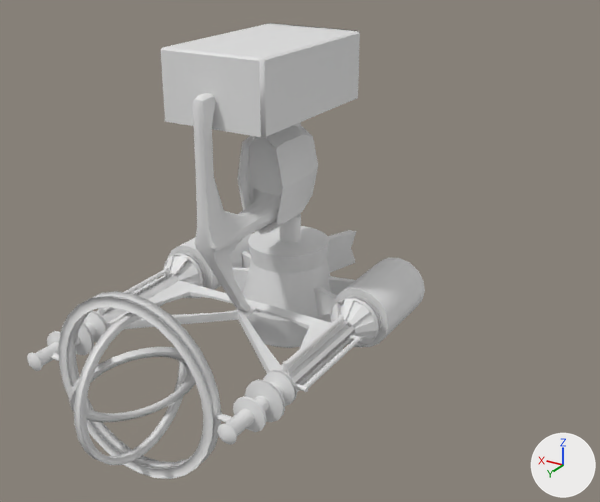
Renders of the Blender file blendfiles/Deko_Objekte/generator.blend from each side of a commit.
The view is the same before and after, from a 50 mm camera at (-8.26, 13.38, 7.38) aimed at (-1.72, 2.49, 1.94). The lights are fixed; the arrows at lower right show +X, +Y and +Z.

Script lines for the objects in view, before the commit:
```python
ob_cube_001 = bpy.data.objects.new('Cube.001', me_cube_001)
ob_cube_001.location = (0.0, 0.79, 4.38)
ob_cube_001.scale = (1.04, 1.7, 0.64)
ob_cylinder_003 = bpy.data.objects.new('Cylinder.003', me_cylinder_003)
ob_cylinder_003.location = (0.0, 0.06, -0.06)
ob_cylinder_003.scale = (1.0, 1.0, 4.21)
ob_torus = bpy.data.objects.new('Torus', me_torus)
ob_torus.location = (0.0, 4.8, -0.01)
ob_torus_001 = bpy.data.objects.new('Torus.001', me_torus_001)
ob_torus_001.parent = ob_torus
ob_torus_001.location = (0.0, 2.072, 0.013)
ob_torus_002 = bpy.data.objects.new('Torus.002', me_torus_002)
ob_torus_002.parent = ob_torus_001
ob_torus_002.location = (0.0, 2.072, 0.013)
ob_torus_002.rotation_euler = (0.0, -0.785, 1.571)  # degrees (0, -45, 90)
# also in view: 'Cube' at (0.0, 1.09, 2.21); 'Circle' at (0.0, 2.15, 0.0)
```
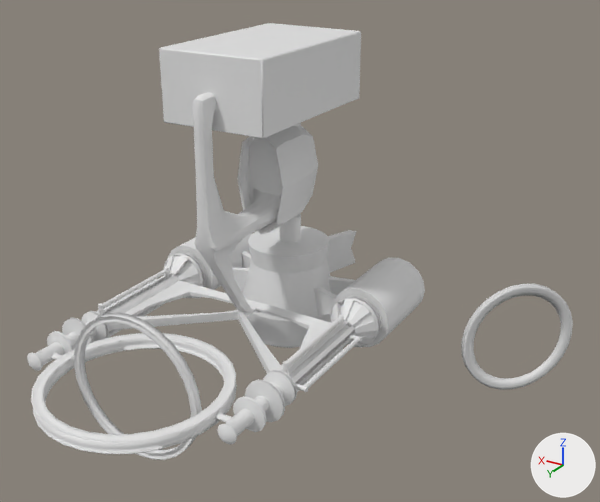
Where the newer file only moved an object's origin or applied its transform, the numbers keep the older frame.

What differs and where, as boxes (x1, y1, x2, y2) in the pictures (600 x 502 px):
'Cube.001', moved, rescaled
    before: (161, 23, 360, 138)
    after: (159, 23, 361, 139)
'Torus', mesh turned, moved
    before: (58, 291, 222, 479)
    after: (31, 333, 237, 454)
'Torus.001', reshaped, moved (13% wider)
    before: (74, 312, 187, 465)
    after: (74, 313, 202, 460)
'Torus.002', reshaped, moved (12% narrower, 41% taller)
    before: (69, 347, 196, 422)
    after: (461, 284, 573, 390)

Diff of the bpy script that builds the scene:
```diff
--- a/blendfiles/Deko_Objekte/generator.blend.py
+++ b/blendfiles/Deko_Objekte/generator.blend.py
@@ me_cube_001 @@
 me_cube_001.from_pydata(...)  # 58 vertices, 44 faces; spans x -1.0..1.0, y -1.0..1.0, z -1.0..1.0
 # used by ob_cube_001; location = (0.0, 0.79, 4.38); scale = (1.04, 1.7, 0.64)
+# me_cube_001 part 1: the whole mesh is scaled about its middle by (1.04, 1.7, 0.64), then moved by (0.0, 0.79, 4.38)
@@ me_torus @@
 me_torus.from_pydata(...)  # 336 vertices, 336 faces; spans x -1.63..1.63, y -0.13..0.13, z -1.63..1.63
 # used by ob_torus; location = (0.0, 4.8, -0.01)
+# me_torus part 2: the whole mesh is turned -90.7 degrees about the x axis through its middle, then moved by (0.0, 4.8, -0.01)
@@ me_torus_001 @@
 me_torus_001.from_pydata(...)  # 336 vertices, 336 faces; spans x -0.09..0.09, y -1.3..1.3, z -1.3..1.3
 # used by ob_torus_001; parent = ob_torus; location = (0.0, 2.072, 0.013)
+# me_torus_001 part 3: the whole mesh is multiplied about its middle by the matrix ((-0.013, 0.0, -1.0), (1.0, -0.013, -0.013), (-0.013, -1.0, 0.0)), then moved by (0.0, 4.82, -0.01)
@@ me_torus_002 @@
 me_torus_002.from_pydata(...)  # 224 vertices, 224 faces; spans x -1.07..1.07, y -0.79..0.79, z -0.79..0.79
 # used by ob_torus_002; parent = ob_torus_001; location = (0.0, 2.072, 0.013); rotation_euler = (0.0, -0.785, 1.571), in degrees (0, -45, 90)
+# me_torus_002 part 4: the whole mesh is multiplied about its middle by the matrix ((-0.707, -0.707, -0.004), (-0.019, 0.013, 1.0), (-0.707, 0.707, -0.022)), then moved by (0.0, 4.82, -0.01)
@@ ob_cube_001 @@
 ob_cube_001 = bpy.data.objects.new('Cube.001', me_cube_001)
-ob_cube_001.location = (0.0, 0.79, 4.38)
-ob_cube_001.scale = (1.04, 1.7, 0.64)
+ob_cube_001.location = (0.0, 0.0, 0.0)
 _m = ob_cube_001.modifiers.new('Bevel', 'BEVEL')
@@ ob_torus @@
 ob_torus = bpy.data.objects.new('Torus', me_torus)
-ob_torus.location = (0.0, 4.8, -0.01)
+ob_torus.location = (0.0, 0.0, 0.0)
@@ ob_torus_001 @@
 ob_torus_001.parent = ob_torus
-ob_torus_001.matrix_parent_inverse = Matrix(((1.0, 0.0, 0.0, 0.0), (0.0, 1.0, 0.0, -2.072), (0.0, 0.0, 1.0, 0.00557), (0.0, 0.0, 0.0, 1.0)))
-ob_torus_001.location = (0.0, 2.072, 0.013)
+ob_torus_001.location = (0.0, 0.0, 0.0)
@@ ob_torus_002 @@
 ob_torus_002.parent = ob_torus_001
-ob_torus_002.matrix_parent_inverse = Matrix(((1.0, 0.0, 0.0, 0.0), (0.0, 1.0, 0.0, -2.072), (0.0, 0.0, 1.0, -0.013), (0.0, 0.0, 0.0, 1.0)))
-ob_torus_002.location = (0.0, 2.072, 0.013)
+ob_torus_002.location = (0.0, 0.0, 0.0)
 ob_torus_002.rotation_euler = (0.0, -0.785, 1.571)  # degrees (0, -45, 90)
```
